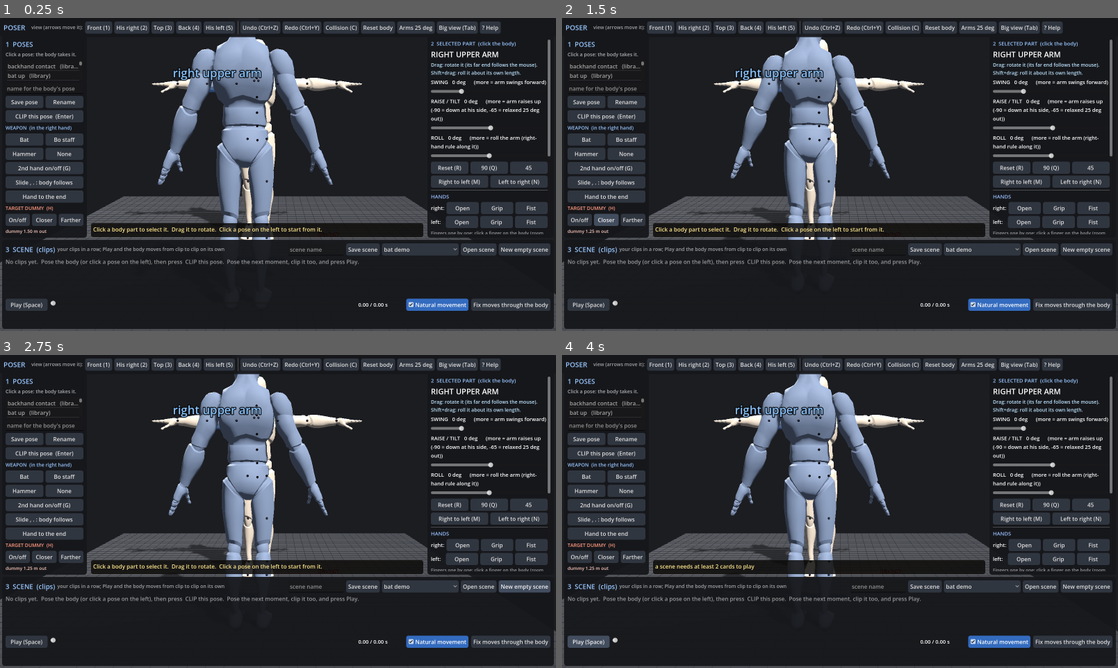
Above: before the commit, frames 1-4 (two rows, left to right).
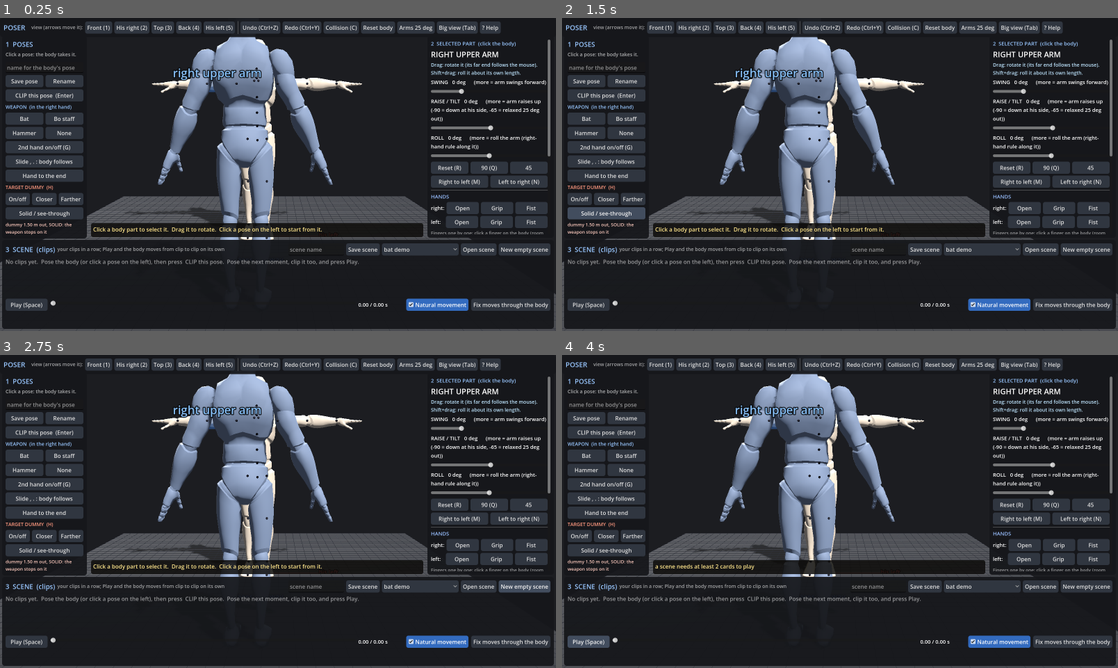
Above: after the commit, the same moments.

Repository: Nil4s/kine
Game: Godot game, scene res://main.tscn
Two runs of this game, one before a commit and one after it. Both use one fixed random seed, a clock stepped at 60 frames per second and the inputs below.
Inputs (mouse positions are in pixels of both pictures, inside the frame that each line leads up to):
- Up to frame 1 (0.25 s): no input
- Up to frame 2 (1.5 s): click (606, 212) at 0.5 s, where only the run after the commit has a clickable "Solid / see-through"; click (606, 218) at 1.25 s, where only the run after the commit has a clickable "Solid / see-through"
- Up to frame 3 (2.75 s): click "New empty scene" at 2 s
- Up to frame 4 (4 s): click "New empty scene" at 2.75 s; click "Play (Space)" at 3.5 s

The runs differ from the first frame. In frame 1, 4.0% of the frame differs, in the area x 1-16%, y 13-71%; in frame 2, 8.1%, in the area x 1-60%, y 6-71%; in frame 3, 8.0%; in frame 4, 8.0%.

Commit message:
Solid dummy: the swing stops on its surface and rebounds instead of passing through
Nick 10-13: "dummy needs limits for better results, so when it hits it doesn't go through". Dummy.landed: the
first hit's surface time by bisection (10 halvings), the cards up to it kept, IMPACT = the pose there (held 0.04 s),
rebound = the pose 0.10 s before (back the way it came), then the scene's recovery card. The window plays the
landed scene while the dummy is on and Solid (toggle: Solid / see-through), and rebuilds it when cards change.
hit_report prints it too. bo_spin at 1.5 m: stops on the head at 1.198 s, no touch after the rebound.

Co-Authored-By: Claude Opus 5.5 <noreply@anthropic.com>
Claude-Session: https://claude.ai/code/session_017sFMMmugpAs35NGGBMLerM

Diff:
--- a/scripts/dummy.gd
+++ b/scripts/dummy.gd
@@ -91,3 +91,62 @@
 			out.append(h)
 		was = not h.is_empty()
 	return out
+
+
+## THE DUMMY IS SOLID (Nick 10-13: "the dummy needs limits ... so when it hits it doesn't go through"). The scene as it
+## plays against the dummy: the swing runs until the weapon meets its surface, then stops there and rebounds.
+##   1. the first hit's frame t1 (60 fps); the surface time tc between t1 - dt and t1 by bisection (10 halvings: the
+##      weapon stops within ~0.1 mm of the skin):  touching(mid) ? hi = mid : lo = mid
+##   2. the cards up to tc are kept (one still holding at tc is cut there); IMPACT = the pose at tc (the weapon on the
+##      surface), held a breath (0.04 s); REBOUND = the pose REBOUND_S before the impact (the strike bounces back the
+##      way it came), 0.10 s; then the scene's last card (the recovery) as authored, 0.45 s.
+## Returns [the landed scene, the hit] or [S, {}] when nothing lands.
+const REBOUND_S := 0.10
+
+
+func landed(S: Scene, B: Body) -> Array:
+	var hs := hits(S, B, 60)
+	if hs.is_empty():
+		return [S, {}]
+	var h: Dictionary = hs[0]
+	var lo := maxf(0.0, float(h["t"]) - 1.0 / 60.0)
+	var hi := float(h["t"])
+	for k in 10:
+		var mid := (lo + hi) * 0.5
+		S.apply(B, mid)
+		if touch(B).is_empty():
+			lo = mid
+		else:
+			hi = mid
+	var tc := lo
+	var L := Scene.new()
+	L.name = S.name
+	L.natural = S.natural
+	var ts: Array = S.times()
+	var last := -1
+	for i in S.cards.size():
+		if float(ts[i][1]) > tc:
+			break
+		var c: Dictionary = S.cards[i].duplicate()
+		c["hold"] = minf(float(c["hold"]), tc - float(ts[i][1]))
+		L.cards.append(c)
+		last = i
+	if last < 0:
+		return [S, {}]
+	var t_last: float = float(ts[last][1]) + float(L.cards[-1]["hold"])
+	S.apply(B, tc)
+	var pc: Dictionary = B.to_dict()
+	S.apply(B, maxf(0.0, tc - REBOUND_S))
+	var pr: Dictionary = B.to_dict()
+	if tc - t_last > 0.005:
+		L.cards.append({"name": "IMPACT", "pose": pc, "move": tc - t_last, "hold": 0.04})
+	else:
+		L.cards[-1]["hold"] = float(L.cards[-1]["hold"]) + 0.04
+	L.cards.append({"name": "rebound", "pose": pr, "move": REBOUND_S, "hold": 0.06})
+	if last < S.cards.size() - 1:
+		var end: Dictionary = S.cards[-1].duplicate()
+		end["move"] = 0.45
+		end.erase("steps")
+		L.cards.append(end)
+	h["t"] = tc
+	return [L, h]
--- a/scripts/main.gd
+++ b/scripts/main.gd
@@ -79,6 +79,13 @@
 var hit_tag: Label3D
 var hit_dot: MeshInstance3D
 var ui_dummy: Label
+var solid := true            # the dummy stops the weapon (the scene plays as landed: impact + rebound)
+var SL: Scene = null         # that landed scene (Dummy.landed), rebuilt when the scene or the dummy changes
+
+
+## the scene the window plays: landed on the solid dummy, or as authored
+func _ps() -> Scene:
+	return SL if dummy_on and solid and SL != null else S
 
 
 func _ready() -> void:
@@ -100,7 +107,7 @@
 	i = args.find("--t")
 	if i >= 0 and i + 1 < args.size():
 		playhead = float(args[i + 1])
-		S.apply(B, playhead)
+		_ps().apply(B, playhead)
 	i = args.find("--view")
 	if i >= 0 and i + 1 < args.size():
 		_view(int(args[i + 1]))
@@ -151,10 +158,10 @@
 		target = Vector3(0, 1.05, 0.2)
 		_cam()
 		cam.v_offset = 0.0
-		var n := int(ceil(S.length() * fps))
+		var n := int(ceil(_ps().length() * fps))
 		for f in n + 1:
 			playhead = float(f) / fps
-			S.apply(B, playhead)
+			_ps().apply(B, playhead)
 			_refresh()
 			await get_tree().process_frame
 			await RenderingServer.frame_post_draw
@@ -175,9 +182,9 @@
 	_keys_camera(dt)
 	if playing and not S.cards.is_empty():
 		playhead += dt
-		if playhead > S.length():
+		if playhead > _ps().length():
 			playhead = 0.0
-		S.apply(B, playhead)
+		_ps().apply(B, playhead)
 		_refresh()
 
 
@@ -385,6 +392,12 @@
 	_refresh()
 
 
+func _dummy_solid() -> void:
+	solid = not solid
+	_dummy_hits()
+	_refresh()
+
+
 func _dummy_move(d: float) -> void:
 	T.place(clampf(T.dist + d, 0.6, 3.0))
 	_dummy_hits()
@@ -397,7 +410,8 @@
 	if not dummy_on:
 		ui_dummy.text = "dummy off"
 		return
-	var txt := "dummy %.2f m out" % T.dist
+	var txt := "dummy %.2f m out, %s" % [T.dist, "SOLID: the weapon stops on it" if solid else "see-through"]
+	SL = null
 	if S.cards.size() >= 2:
 		var HB := Body.new()
 		HB.load_files("res://data/skeleton.json", "res://data/body_limits.json")
@@ -408,6 +422,11 @@
 		for x in hs:
 			txt += "
 %.2fs  %s  %.1f m/s  (%.2f m up)" % [x["t"], x["zone"], x["speed"], x["u"]]
+		if solid and not hs.is_empty():
+			var r: Array = T.landed(S, HB)
+			SL = r[0]
+			txt += "
+lands %.2fs on the %s, rebounds; plays %.2f s" % [r[1]["t"], r[1]["zone"], SL.length()]
 	ui_dummy.text = txt
 
 
@@ -1130,6 +1149,7 @@
 	lv.add_child(_label("TARGET DUMMY  (H)", 14, Color(1.0, 0.6, 0.5)))
 	_row(lv, [_button("On/off", _dummy_toggle, "a second mannequin out front: it turns red where the weapon is in it (H)"),
 		_button("Closer", _dummy_move.bind(-0.25), "the dummy 25 cm closer"), _button("Farther", _dummy_move.bind(0.25), "the dummy 25 cm farther")])
+	_row(lv, [_button("Solid / see-through", _dummy_solid, "solid: the swing stops on the dummy and rebounds (the scene plays as landed); see-through: the scene as you made it")])
 	ui_dummy = _label("dummy %.2f m out" % T.dist, 13, Color(1.0, 0.8, 0.75), true)
 	lv.add_child(ui_dummy)
 
@@ -1266,7 +1286,7 @@
 			return
 		playhead = v
 		playing = false
-		S.apply(B, playhead)
+		_ps().apply(B, playhead)
 		_refresh())
 	ph.add_child(ui_time)
 	ui_time_lbl = _label("0.00 s", 15)
@@ -1277,7 +1297,7 @@
 	ui_natural.button_pressed = true
 	ui_natural.focus_mode = Control.FOCUS_NONE
 	ui_natural.tooltip_text = "ON: the hips start first and the hands arrive last, like a real body. OFF: everything moves together."
-	ui_natural.toggled.connect(func(on): S.natural = on; S.apply(B, playhead); _refresh())
+	ui_natural.toggled.connect(func(on): S.natural = on; _dummy_hits(); _ps().apply(B, playhead); _refresh())
 	ph.add_child(ui_natural)
 	ph.add_child(_button("Fix moves through the body", _clear_scene,
 		"where a move between two cards passes an arm or the bat through the body, add a pass-by card that goes around"))
@@ -1363,9 +1383,9 @@
 		_panel_bat()
 	else:
 		_panel_part()
-	ui_time.max_value = maxf(S.length(), 0.01)
+	ui_time.max_value = maxf(_ps().length(), 0.01)
 	ui_time.value = playhead
-	ui_time_lbl.text = "%.2f / %.2f s" % [playhead, S.length()]
+	ui_time_lbl.text = "%.2f / %.2f s" % [playhead, _ps().length()]
 	ui_play.text = "  Stop (Space)  " if playing else "  Play (Space)  "
 	_sync = false
 
@@ -1489,6 +1509,7 @@
 func _rebuild_cards() -> void:
 	if ui_cards == null:
 		return
+	_dummy_hits()   # the cards changed: the landed scene and its hits too
 	for c in ui_cards.get_children():
 		c.queue_free()
 	if S.cards.is_empty():
@@ -1576,7 +1597,7 @@
 func _card_del(i: int) -> void:
 	S.cards.remove_at(i)
 	sel_card = mini(sel_card, S.cards.size() - 1)
-	playhead = minf(playhead, S.length())
+	playhead = minf(playhead, _ps().length())
 	_rebuild_cards()
 	_refresh()
 
@@ -1598,7 +1619,7 @@
 		_say("a scene needs at least 2 cards to play")
 		return
 	playing = not playing
-	if playing and playhead >= S.length() - 0.01:
+	if playing and playhead >= _ps().length() - 0.01:
 		playhead = 0.0
 	_refresh()
 
--- a/tools/hit_report.gd
+++ b/tools/hit_report.gd
@@ -25,4 +25,8 @@
 			for h in hs:
 				row.append("%.2fs %s (%s) at %.2f m up the weapon, %.1f m/s, %.0f mm in" % [h["t"], h["zone"], h["part"], h["u"], h["speed"], float(h["depth"]) * 1000.0])
 			print("   dummy at %.2f m: %s" % [d, "no hit" if row.is_empty() else "; ".join(row)])
+			if not hs.is_empty():
+				var L: Array = T.landed(S, B)
+				var again: Array = T.hits(L[0], B)
+				print("      solid: stops at %.3fs on the %s, rebounds, %.2f s long; touches after the rebound: %d" % [L[1]["t"], L[1]["zone"], (L[0] as Scene).length(), again.size() - 1])
 	quit()
